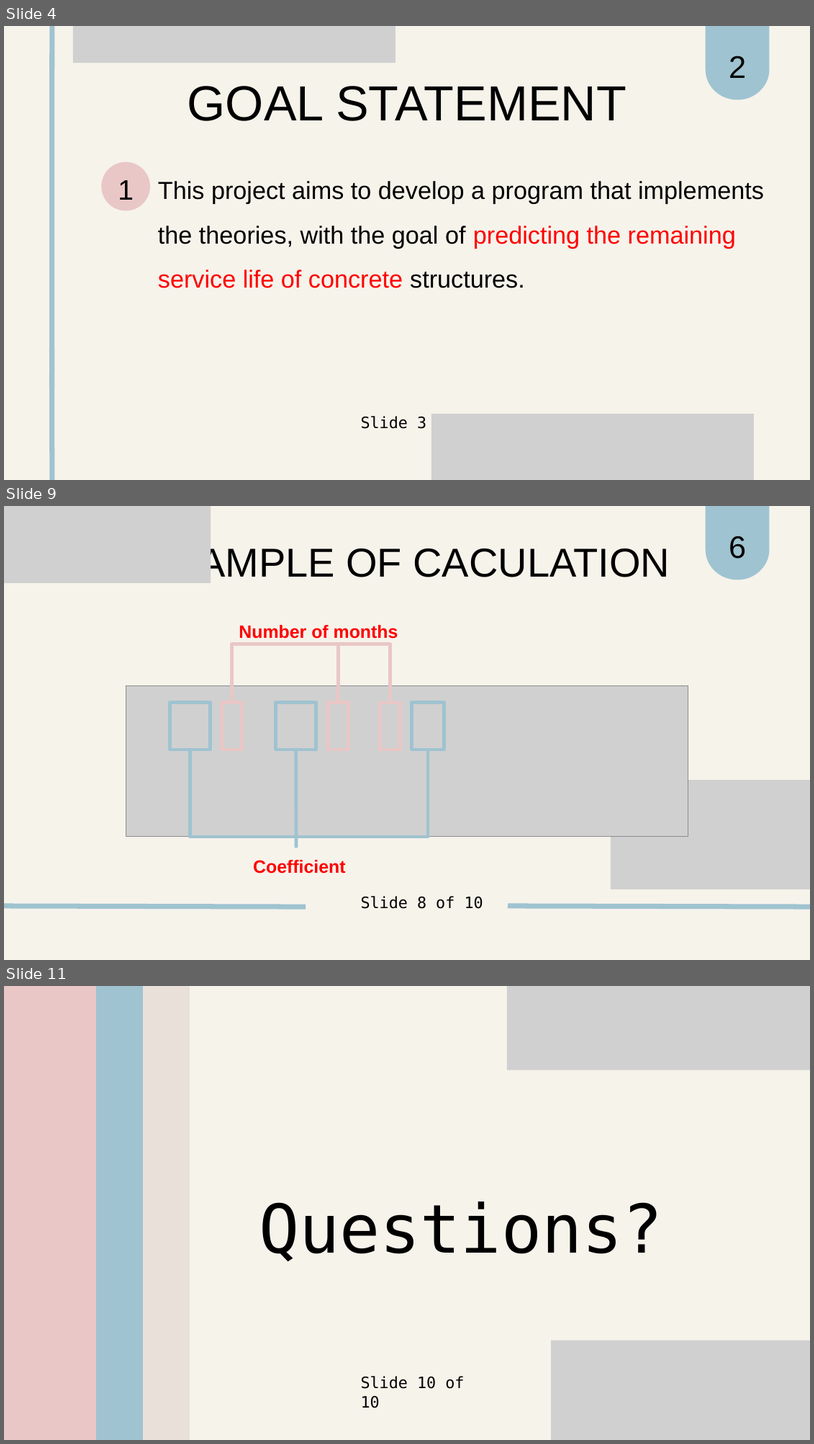
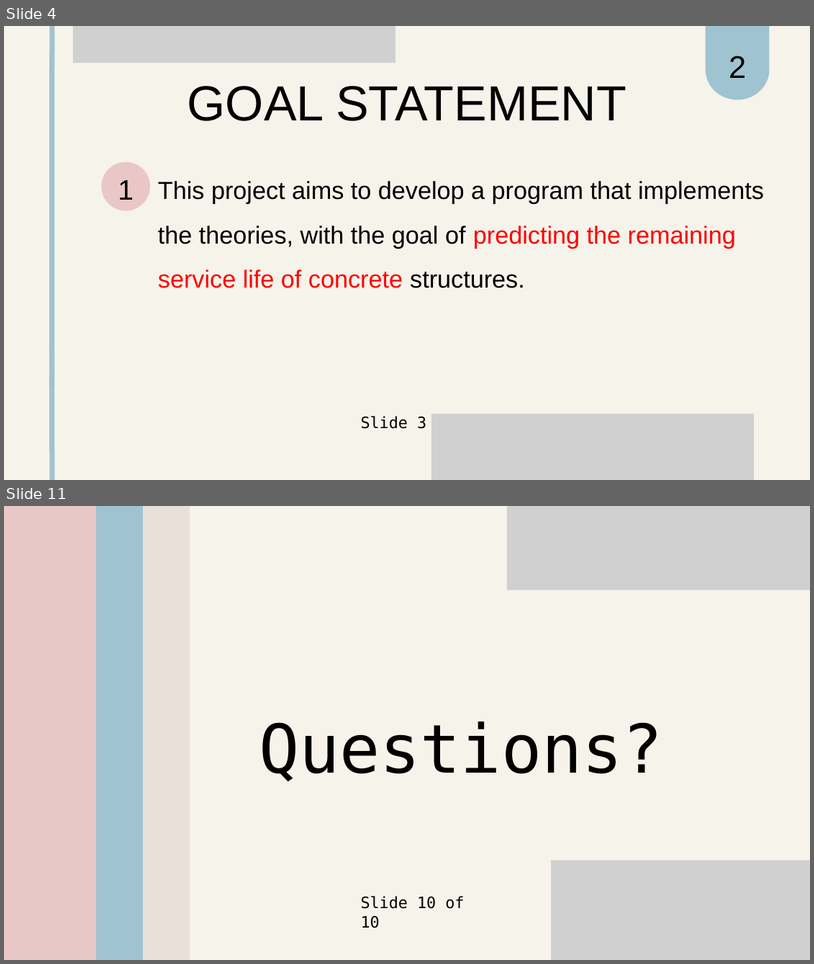
Before and after one commit to kypss94132/CAS741_YiLeng-Chen, a slide deck: docs/Presentations/SRSPresentation .pptx. Shown one above the other, each under a label of ours: slides 4, 9 and 11 before the commit, slides 4 and 11 after it; the slides between them are not shown. The pictures are 814x1444 and 814x964 pixels, drawn with LibreOffice and Linux fonts; fonts in the diff are those of the drawing; grey boxes stand for pictures. Boxes give left, top, right and bottom in pixels: in the first picture for what was removed or moved away, otherwise in the second. Text is boxed around its words. In the diff, an @@ line names an element or a change of style, - is before the commit and + after.

Commit message:
Update equation, assumption and example part

```diff
--- a/docs/Presentations/SRSPresentation .pptx
+++ b/docs/Presentations/SRSPresentation .pptx
@@ slide 9 removed at (4,506,810,960), background #F6F3EB; not listed: 1 template element that a slide beside it also shows @@
@@ picture removed at (4,506,211,583) @@
@@ freeform shape removed at (706,506,769,579) @@
@@ text removed at (144,548,670,577) @@
-EXAMPLE OF CACULATION
@@ text removed at (729,536,746,559) @@
-6
@@ text removed at (239,625,399,638) @@
-Number of months
@@ elbow line removed from (390, 703) to (232, 703) @@
@@ line removed from (338, 703) to (338, 645) @@
@@ picture removed at (126,686,688,836) @@
@@ rectangle removed at (170,703,211,749) @@
@@ rectangle removed at (222,703,242,749) @@
@@ rectangle removed at (275,703,316,749) @@
@@ rectangle removed at (328,703,348,749) @@
@@ rectangle removed at (380,703,400,749) @@
@@ rectangle removed at (412,703,445,749) @@
@@ elbow line removed from (428, 749) to (190, 749) @@
@@ line removed from (296, 749) to (296, 847) @@
@@ picture removed at (611,780,810,889) @@
@@ text removed at (253,860,346,873) @@
-Coefficient
@@ line removed from (4, 906) to (306, 906) @@
@@ line removed from (508, 906) to (810, 906) @@
```
Also in this commit, not shown: 3 slides changed, 3 slides added, 2 other slides removed.
